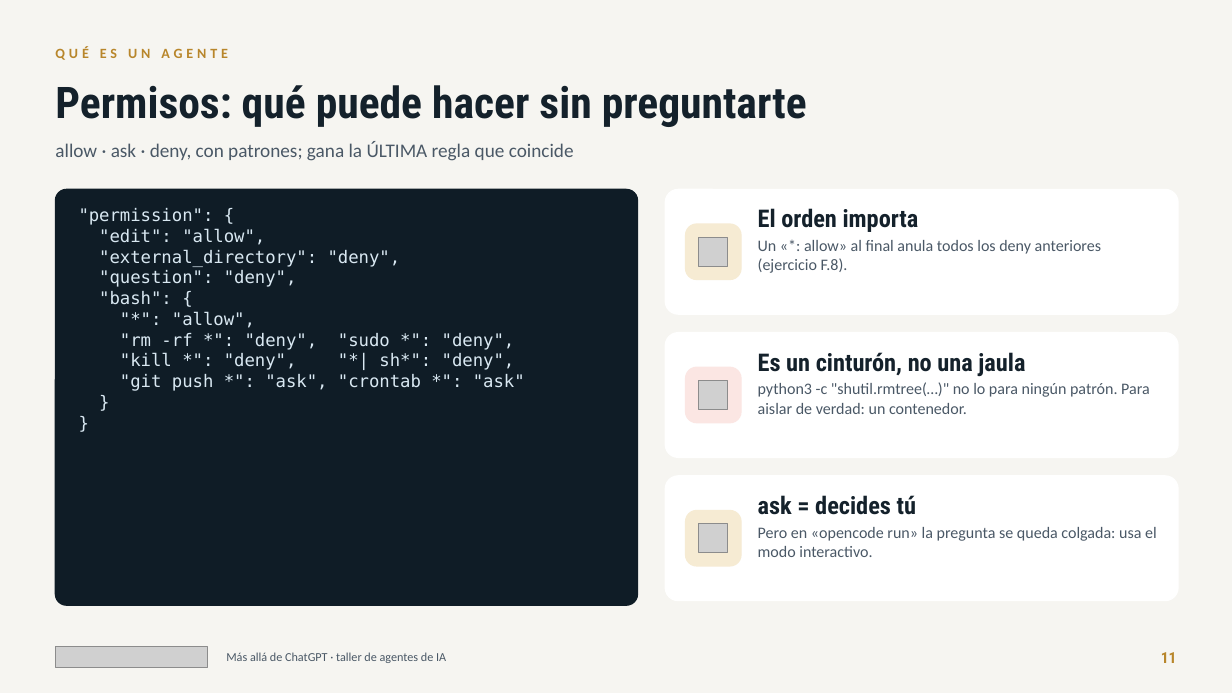
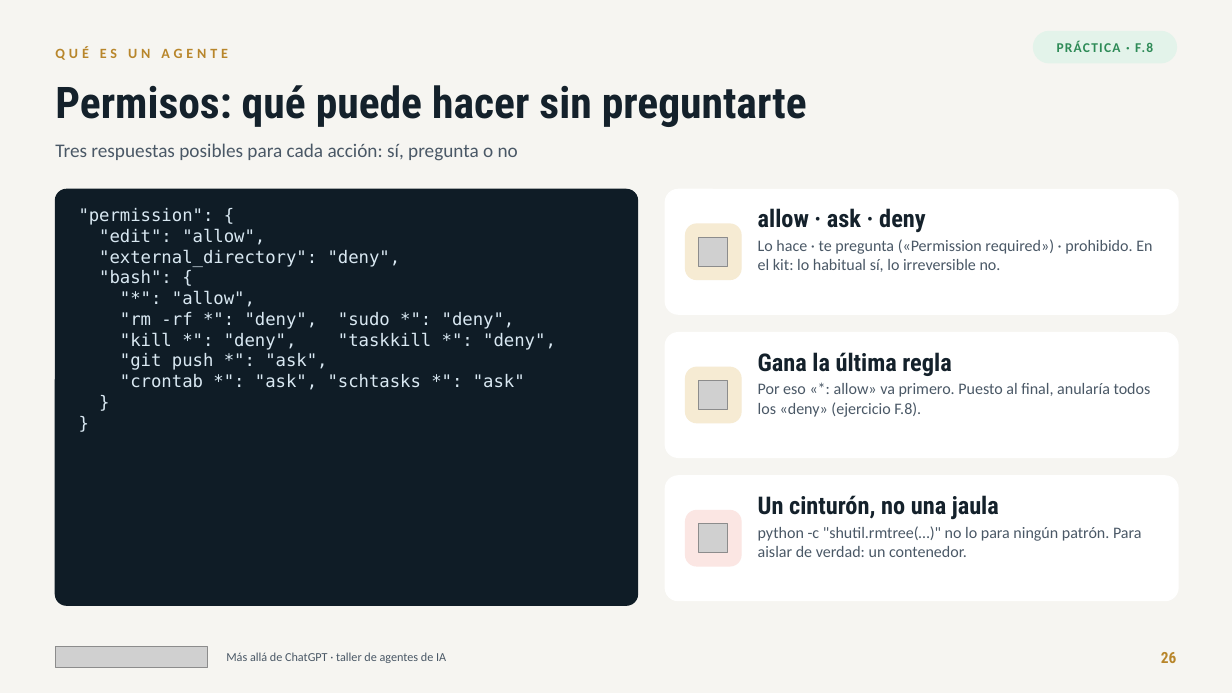
Before and after one commit to jlasherasTracasa/taller_semana_ia_2026, a slide deck: slide 26 of presentacion/taller-agentes-ia.pptx (slide 11 before the commit). Drawn at 1232x693 pixels with LibreOffice and Linux fonts; fonts in the diff are those of the drawing; grey boxes stand for pictures. Boxes give left, top, right and bottom in pixels: in the first picture for what was removed or moved away, otherwise in the second. Text is boxed around its words. In the diff, an @@ line names an element or a change of style, - is before the commit and + after.

Commit message:
Presentación: historia y teoría, una diapositiva por pieza con su ejercicio, demos y plan del día
- Nuevo bloque «Cómo hemos llegado aquí»: dos líneas de tiempo (1950-2016 y 2017-2026) y teoría en lenguaje llano
  (qué es un modelo de lenguaje, cómo aprende, el contexto).
- Una diapositiva por pieza con su ejercicio y un sello DEMO EN DIRECTO o PRÁCTICA: ReAct, tools, AGENTS.md,
  comandos, skills, MCP, subagentes y permisos.
- Al principio: demos y prácticas, el plan de hoy (qué demo va en cada momento), preparar el ordenador en Windows,
  modo interactivo y plan B.
- «Lo que aprendimos» reescrito en sencillo (qué pasó, por qué, qué hacemos ahora) y un caso nuevo: mismo encargo,
  distinto resultado.
- EJ 07: el encargo dice qué hacer con un correo legítimo que trae instrucciones ocultas (3 de 3 con GLM).
- taller.py lanzar cambia a otro modelo gratuito si el actual llega a su límite de uso.

```diff
--- a/presentacion/taller-agentes-ia.pptx
+++ b/presentacion/taller-agentes-ia.pptx
@@ rounded rectangle added at (1034, 31, 1177, 63), fill #E3F3EA, outline #E3F3EA 1 pt @@
@@ text added at (1057, 41, 1153, 52), 10.5 pt, text #2E8B57, bold @@
+PRÁCTICA · F.8
@@ text at (55, 143, 518, 161): text changed @@
-allow · ask · deny, con patrones; gana la ÚLTIMA regla que coincide
+Tres respuestas posibles para cada acción: sí, pregunta o no
@@ text at (758, 208, 926, 232): text changed @@
-El orden importa
+allow · ask · deny
@@ text added at (758, 239, 1152, 272), 12.5 pt, text #4A5866 @@
+Lo hace · te pregunta («Permission required») · prohibido. En el kit: lo habitual sí, lo irreversible no.
@@ text at (99, 270, 297, 287): paragraph removed @@
-"question": "deny",
@@ text at (120, 332, 556, 390): text changed @@
-"kill *": "deny", "*| sh*": "deny",
-"git push *": "ask", "crontab *": "ask"
+"kill *": "deny", "taskkill *": "deny",
+"git push *": "ask",
+"crontab *": "ask", "schtasks *": "ask"
@@ text added at (758, 352, 951, 376), 19 pt, text #14212B, bold @@
+Gana la última regla
@@ rounded rectangle at (686, 368, 741, 423): fill #FBE6E3 to #F6EBD3; outline #FBE6E3 1 pt to #F6EBD3 1 pt @@
@@ text at (758, 383, 1151, 417): text changed @@
-Un «*: allow» al final anula todos los deny anteriores (ejercicio F.8).
+Por eso «*: allow» va primero. Puesto al final, anularía todos los «deny» (ejercicio F.8).
@@ text at (758, 495, 999, 519): text changed @@
-Es un cinturón, no una jaula
+Un cinturón, no una jaula
@@ text removed at (758, 495, 916, 515) @@
-ask = decides tú
@@ rounded rectangle at (686, 511, 741, 567): fill #F6EBD3 to #FBE6E3; outline #F6EBD3 1 pt to #FBE6E3 1 pt @@
@@ text at (758, 526, 1142, 557): text changed @@
-python3 -c "shutil.rmtree(…)" no lo para ningún patrón. Para aislar de verdad: un contenedor.
+python -c "shutil.rmtree(…)" no lo para ningún patrón. Para aislar de verdad: un contenedor.
@@ text removed at (758, 527, 1157, 557) @@
-Pero en «opencode run» la pregunta se queda colgada: usa el modo interactivo.
@@ text at (1161, 652, 1177, 663): text changed @@
-11
+26
```
Also in this commit, not shown: 28 other slides changed, 19 slides added, 3 slides removed, 6 other files.
